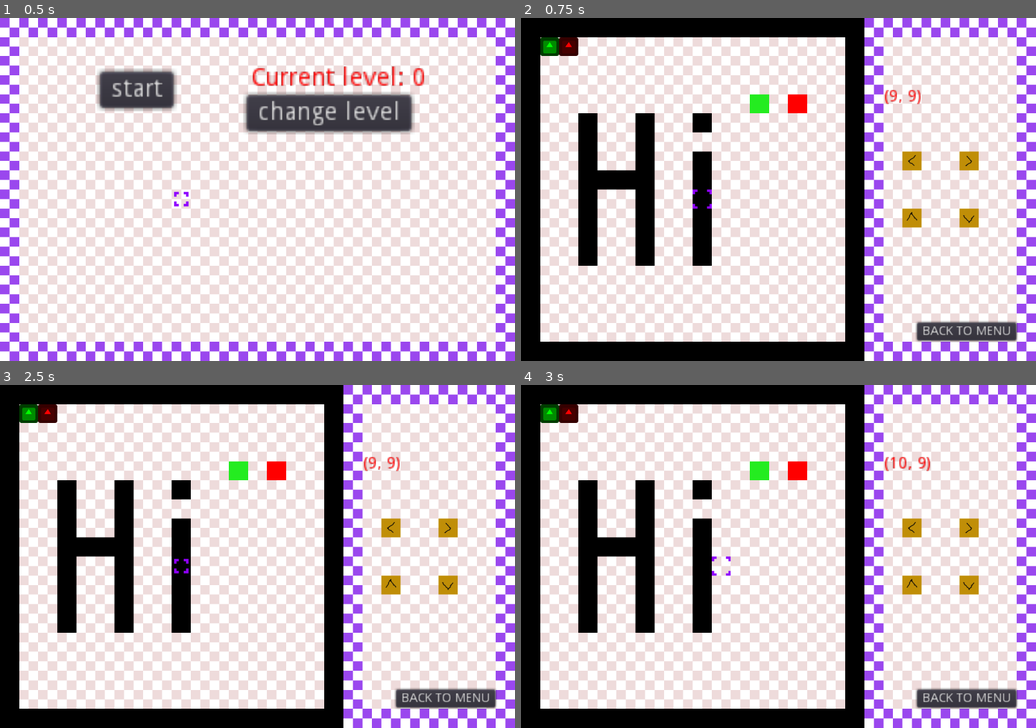
Above: before the commit, frames 1-4 (two rows, left to right).
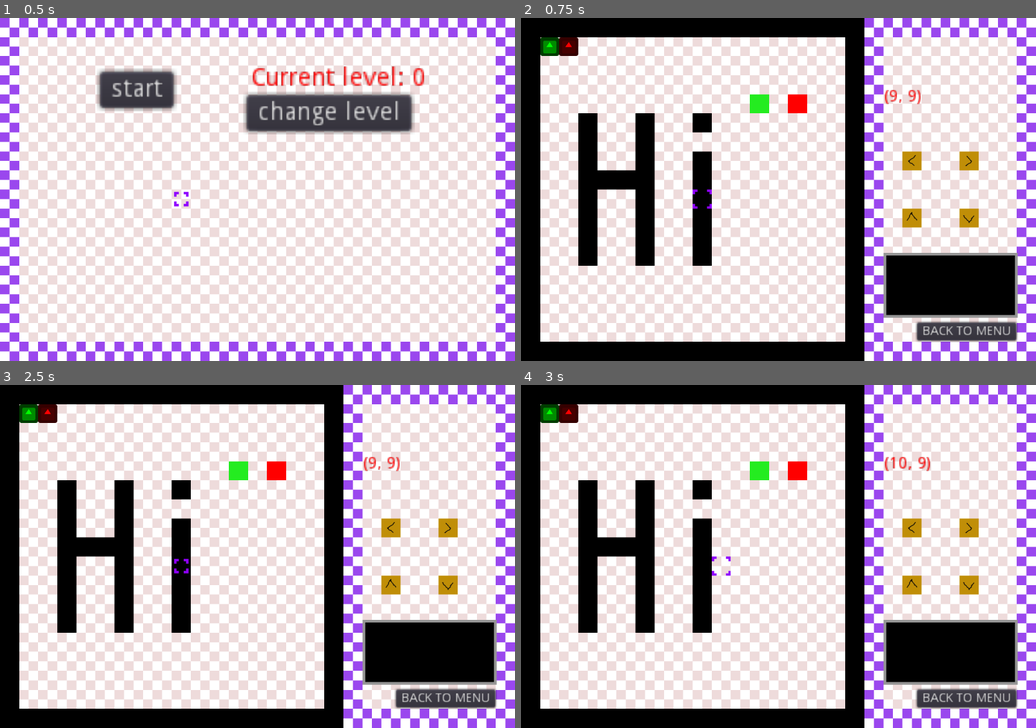
Above: after the commit, the same moments.

Repository: WIT-SCDS-F22-GAME-COOP/Zombie-Game
Game: Godot game, scene res://TSCN/Menu.tscn
The game is run twice, just before and just after one commit, with the same random seed, the same clock (stepped at 60 frames per second) and the same inputs. The engine's default icon, where the game draws it, is replaced by a stand-in: a white triangle on a blue panel in a dark square.
Inputs:
- Up to frame 1 (0.5 s): no input
- Up to frame 2 (0.75 s): click "start" at 0.5 s
- Up to frame 3 (2.5 s): click "BACK TO MENU" at 1.25 s; click "start" at 2 s
- Up to frame 4 (3 s): hold D (move_right) from 2.78 s (still down); tap Space (select) at 2.85 s

Frame 1 is identical in both runs. In frame 2, 5.0% of the frame differs, in the area x 70-97%, y 68-88%; in frame 3, 5.0%; in frame 4, 5.0%.

Commit message:
added text box

Diff:
--- a/TSCN/World.tscn
+++ b/TSCN/World.tscn
@@ -223,6 +223,14 @@
 "speed": 3.0
 } ]
 
+[sub_resource type="StyleBoxFlat" id=9]
+bg_color = Color( 0, 0, 0, 1 )
+border_width_left = 9
+border_width_top = 9
+border_width_right = 9
+border_width_bottom = 9
+border_color = Color( 0.588235, 0.588235, 0.588235, 1 )
+
 [node name="Node" type="Node"]
 script = ExtResource( 2 )
 
@@ -292,6 +300,31 @@
 frames = SubResource( 8 )
 playing = true
 
+[node name="MarginContainer" type="MarginContainer" parent="."]
+margin_left = 1217.0
+margin_top = 789.0
+margin_right = 1666.0
+margin_bottom = 1007.0
+
+[node name="Panel" type="Panel" parent="MarginContainer"]
+margin_right = 449.0
+margin_bottom = 218.0
+custom_styles/panel = SubResource( 9 )
+
+[node name="MarginContainer" type="MarginContainer" parent="MarginContainer"]
+margin_left = 20.0
+margin_top = 20.0
+margin_right = 429.0
+margin_bottom = 198.0
+
+[node name="Label" type="Label" parent="MarginContainer/MarginContainer"]
+margin_right = 409.0
+margin_bottom = 178.0
+size_flags_horizontal = 3
+size_flags_vertical = 3
+autowrap = true
+clip_text = true
+
 [connection signal="pressed" from="Button" to="." method="_on_Button_pressed"]
 [connection signal="area_entered" from="Button/Area2D" to="." method="_Back_Button_Entered"]
 [connection signal="area_exited" from="Button/Area2D" to="." method="_Back_Button_Left"]
Not shown: 1 places in TSCN/World.tscn that only renumber resources
